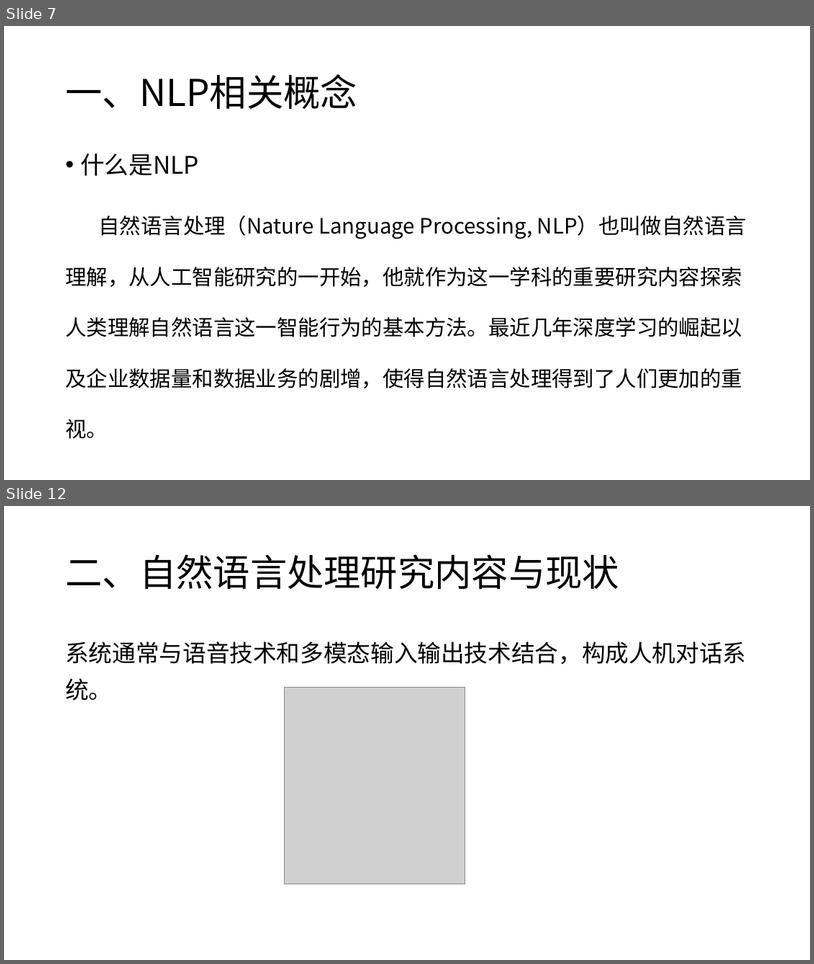
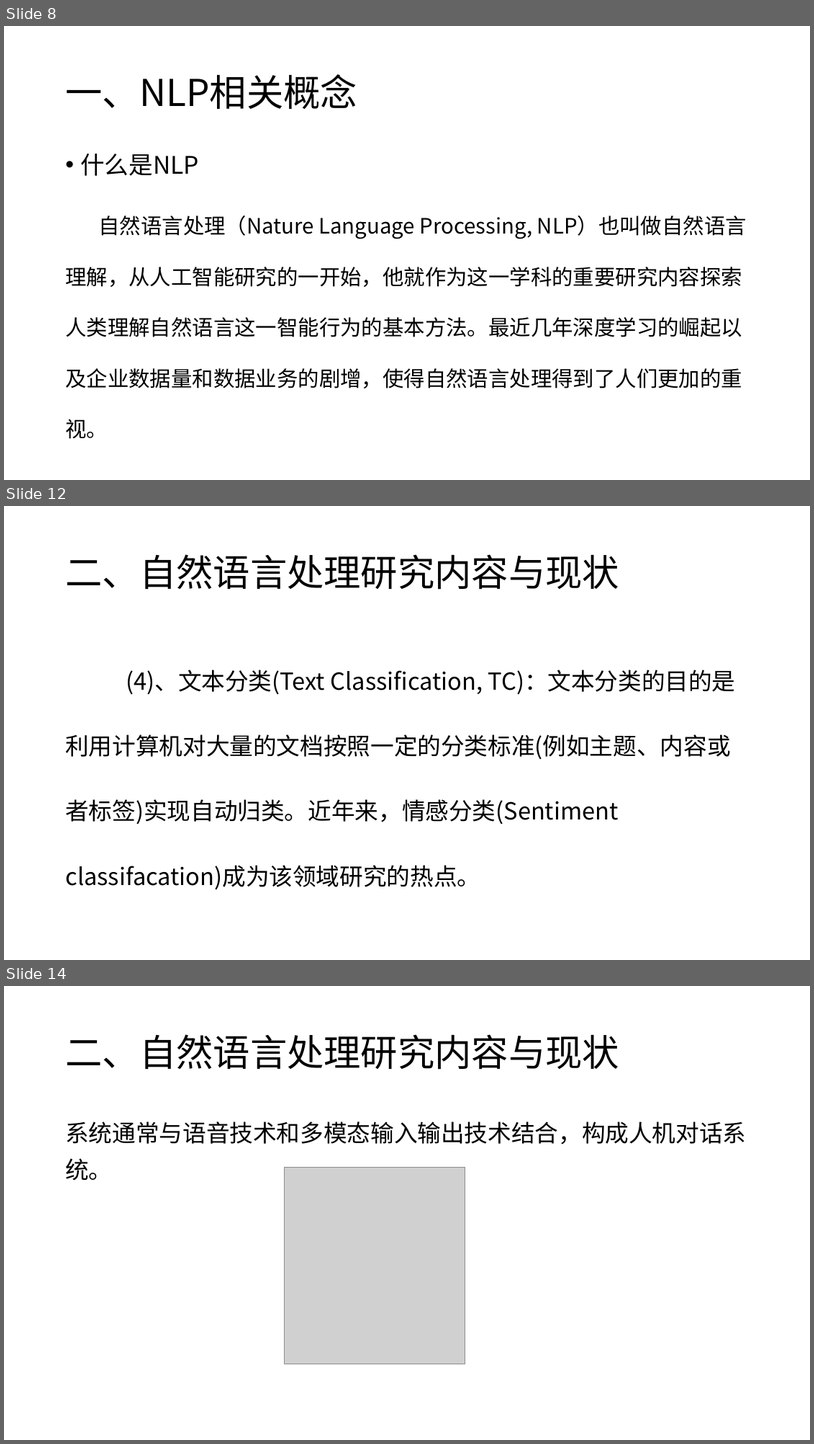
Before and after one commit to charlesXu86/Chatbot_CN, a slide deck: Chatbot_Doc/课程/自然语言处理-1.pptx. Shown one above the other, each under a label of ours: slides 7 and 12 before the commit, slides 8, 12 and 14 after it; the slides between them are not shown. The pictures are 814x964 and 814x1444 pixels, drawn with LibreOffice and Linux fonts; fonts in the diff are those of the drawing; grey boxes stand for pictures. Boxes give left, top, right and bottom in pixels: in the first picture for what was removed or moved away, otherwise in the second. Text is boxed around its words. In the diff, an @@ line names an element or a change of style, - is before the commit and + after.

```diff
--- a/Chatbot_Doc/课程/自然语言处理-1.pptx
+++ b/Chatbot_Doc/课程/自然语言处理-1.pptx
@@ slide 12 added at <box>4,506,810,960</box>, background #FFFFFF @@
@@ title added at <box>65,554,620,590</box>, 44 pt, text #000000 @@
+二、自然语言处理研究内容与现状
@@ text added at <box>65,669,736,889</box>, 28 pt, text #000000 @@
+(4)、文本分类(Text Classification, TC)：文本分类的目的是利用计算机对大量的文档按照一定的分类标准(例如主题、内容或者标签)实现自动归类。近年来，情感分类(Sentiment classifacation)成为该领域研究的热点。
@@ what was slide 7 is now slide 8 @@
@@ what was slide 12 is now slide 14 @@
```
Also in this commit, not shown: 8 slides changed, 7 other slides added, 1 slide removed.
